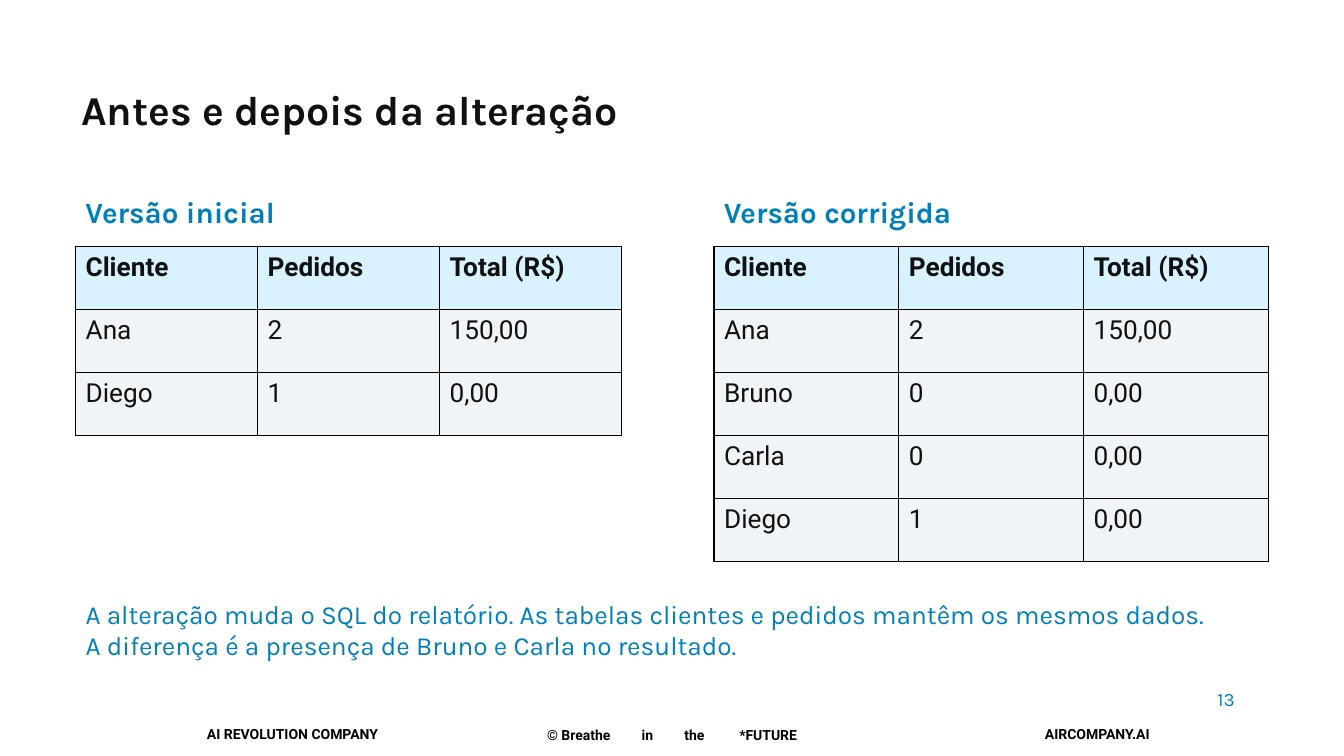
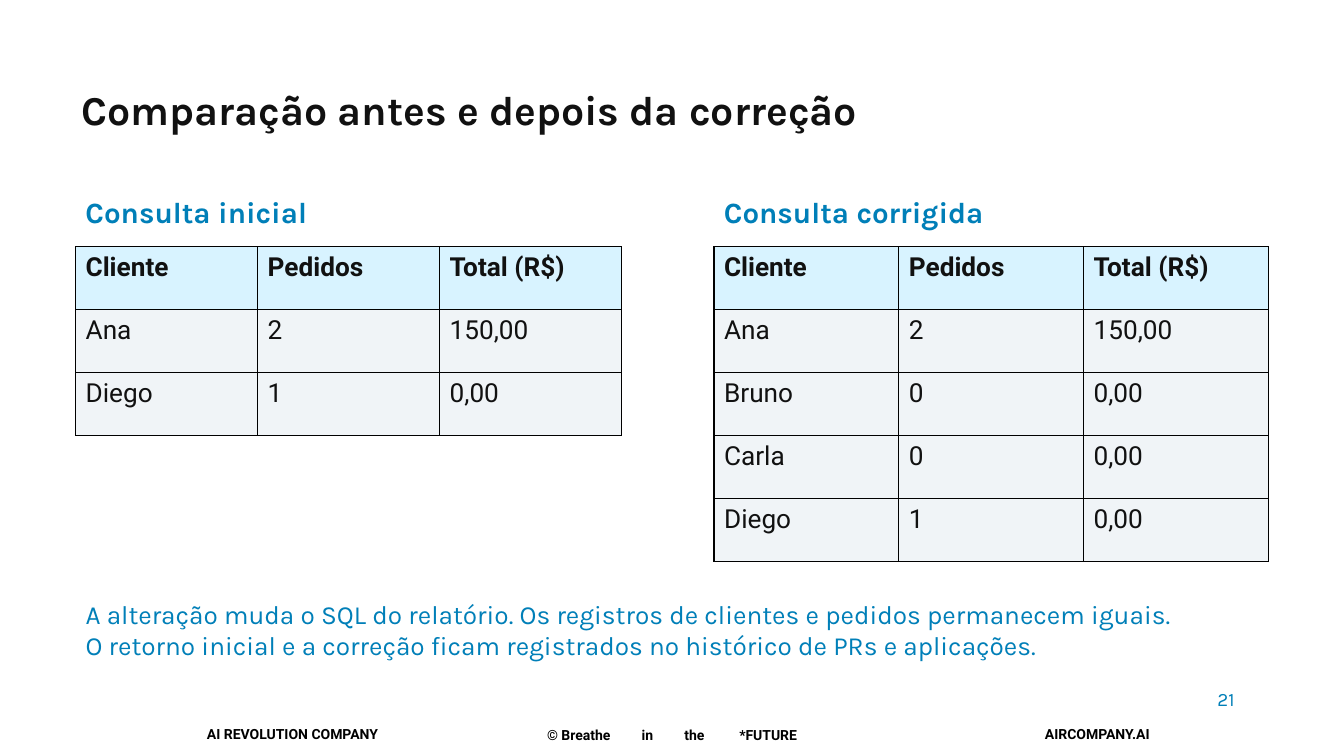
Before and after one commit to pedropalmieri/workshop4-pr-sql-ia, a slide deck: slide 21 of materiais/Workshop4-19nov2026.pptx (slide 13 before the commit). Drawn at 1344x756 pixels with LibreOffice and Linux fonts; fonts in the diff are those of the drawing; background and template pictures are left out. Boxes give left, top, right and bottom in pixels: in the first picture for what was removed or moved away, otherwise in the second. Text is boxed around its words. In the diff, an @@ line names an element or a change of style, - is before the commit and + after.

Commit message:
Explica fundamentos antes do caso e documenta consultas e decisões da automação

```diff
--- a/materiais/Workshop4-19nov2026.pptx
+++ b/materiais/Workshop4-19nov2026.pptx
@@ text at [81,95,857,135]: text changed @@
-Antes e depois da alteração
+Comparação antes e depois da correção
@@ text at [85,202,307,224]: text changed @@
-Versão inicial
+Consulta inicial
@@ text at [724,202,984,230]: text changed @@
-Versão corrigida
+Consulta corrigida
@@ text at [86,604,1170,662]: text changed @@
-A alteração muda o SQL do relatório. As tabelas clientes e pedidos mantêm os mesmos dados.
-A diferença é a presença de Bruno e Carla no resultado.
+A alteração muda o SQL do relatório. Os registros de clientes e pedidos permanecem iguais.
+O retorno inicial e a correção ficam registrados no histórico de PRs e aplicações.
@@ text at [1217,694,1234,706]: text changed @@
-13
+21
```
Also in this commit, not shown: 16 other slides changed, 7 slides added, 6 slides removed, 4 other files.
